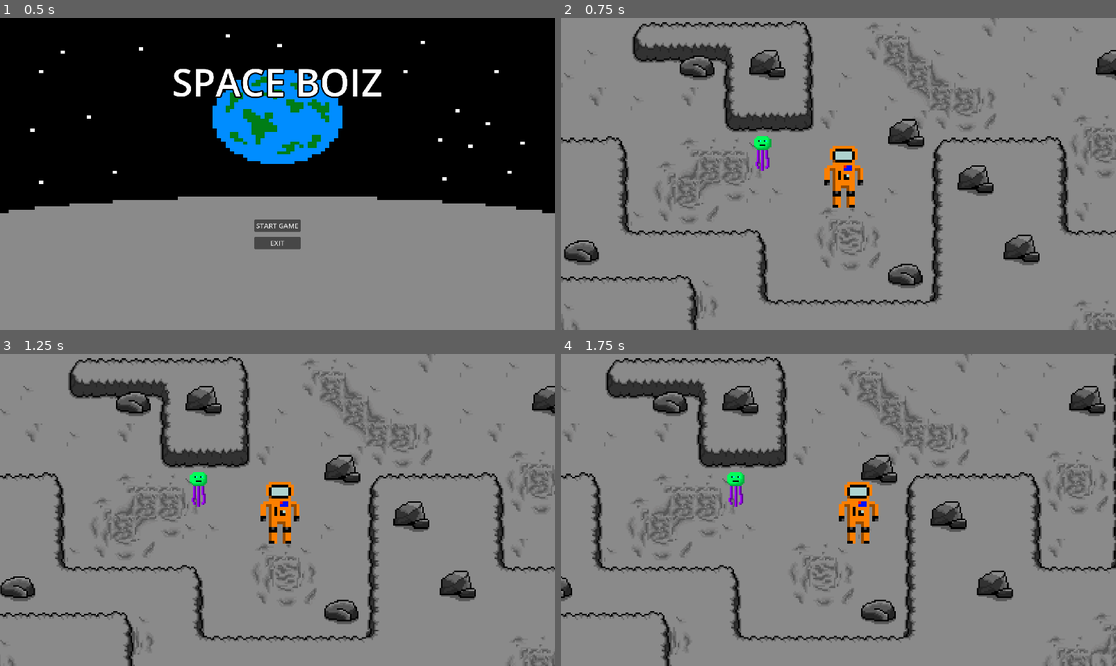
Above: before the commit, frames 1-4 (two rows, left to right).
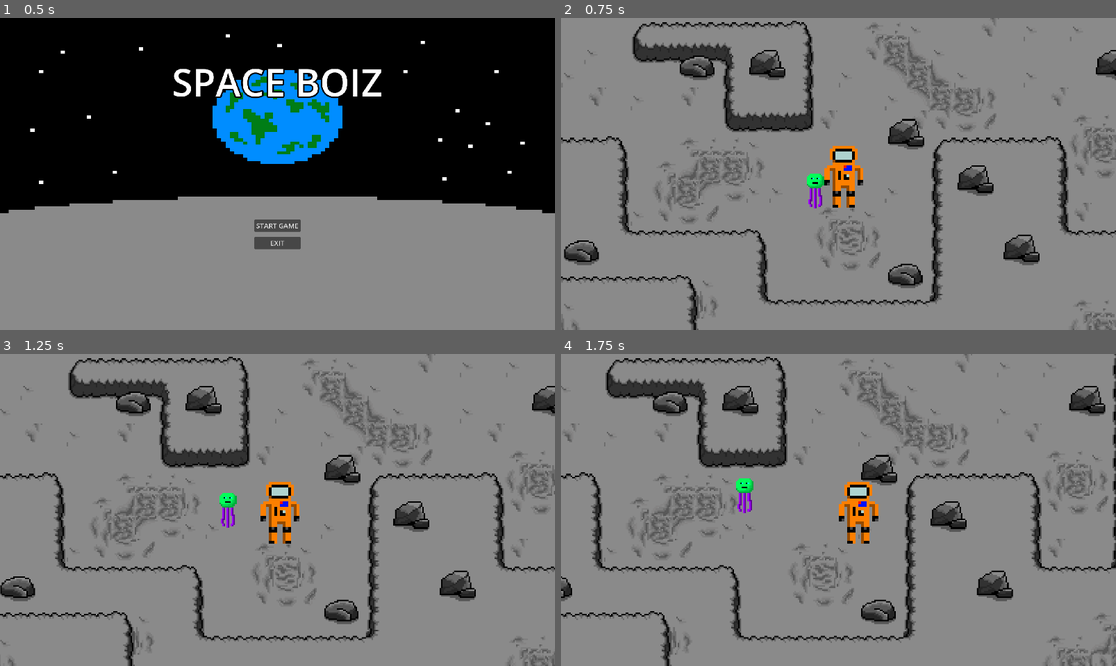
Above: after the commit, the same moments.

Repository: JoelAWinter/Joels-SpaceBoiz-GitHub-Repository
Game: Godot game, scene res://scenes/main menu/main_menu.tscn
Two runs of this game, one before a commit and one after it. Both use one fixed random seed, a clock stepped at 60 frames per second and the inputs below.
Inputs:
- Up to frame 1 (0.5 s): no input
- Up to frame 2 (0.75 s): click "START GAME" at 0.5 s
- Up to frame 3 (1.25 s): no input
- Up to frame 4 (1.75 s): hold Right (ui_right) from 1.28 s (still down)

Frame 1 is identical in both runs. In frame 2, 0.4% of the frame differs, in the area x 34-48%, y 37-62%; in frame 3, 0.4%; in frame 4, 0.4%.

Commit message:
enemy follows player in zone (works)
made the enemy now follow the player when the player enters a certain zone around the enemy.

Diff:
--- a/7DIT-2D-Godot-SpaceBoiz/Joels-SpaceBoiz-Godot-Game/Enemy1.gd
+++ b/7DIT-2D-Godot-SpaceBoiz/Joels-SpaceBoiz-Godot-Game/Enemy1.gd
@@ -6,7 +6,7 @@
 
 func _physics_process(delta):
 	if player_chase:
-		position += (player.position - position)/speed
+		velocity = (player.position - position).normalized() * speed
 		move_and_slide()
 
 func _on_area_2d_body_entered(body):
--- a/7DIT-2D-Godot-SpaceBoiz/Joels-SpaceBoiz-Godot-Game/enemy_1.tscn
+++ b/7DIT-2D-Godot-SpaceBoiz/Joels-SpaceBoiz-Godot-Game/enemy_1.tscn
@@ -7,7 +7,7 @@
 radius = 5.0
 
 [sub_resource type="CircleShape2D" id="CircleShape2D_q5fek"]
-radius = 51.0
+radius = 66.0303
 
 [node name="Enemy1" type="CharacterBody2D"]
 script = ExtResource("1_ntqlw")
